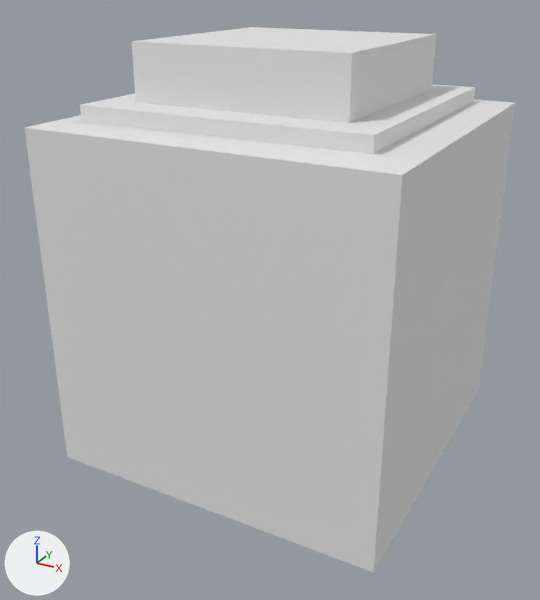
The FBX model Assets/Models/Towers/LazerTower.fbx, before and after one commit.
Both versions are drawn from a 50 mm lens placed at (4.82, -9.37, 6.81), pointed at (-0.12, -0.4, 2.32). Lighting does not change. The marker at lower left points along +X, +Y and +Z.

The older version as bpy lines, for what is in view:
```python
mat_material = principled_material('Material')
mat_material.base_color = (0.8, 0.8, 0.8)  # white #e7e7e7
mat_material.roughness = 0.69
me_cube = bpy.data.meshes.new('Cube')
me_cube.from_pydata(...)  # 44 vertices, 26 faces; spans x -2.5..2.5, y -2.5..2.5, z 0.0..6.0
me_cube.materials.append(mat_material)  # white #e7e7e7
ob_cube = bpy.data.objects.new('Cube', me_cube)
ob_cube.location = (0.0, 0.0, 0.0)
```
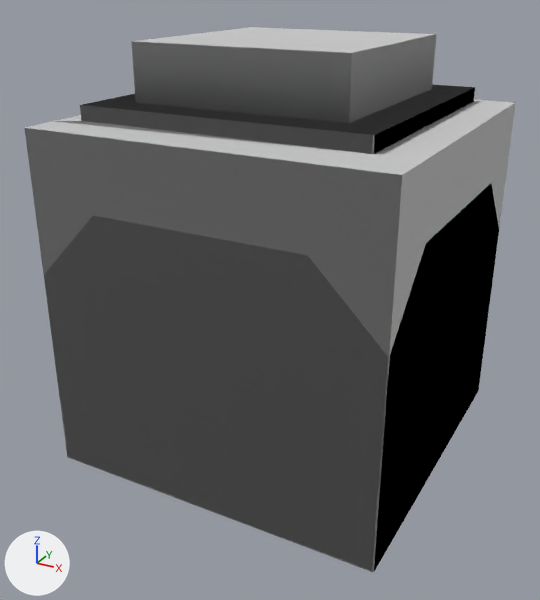
Where the change shows, as pixel boxes [x1, y1, x2, y2] in the pictures (540 x 600 px):
```json
{"object": "Cube", "change": "surface changed", "before": [25, 27, 515, 573], "after": [25, 27, 515, 573]}
```

The change, as JSON lines over the scene's bpy script:
```json
{"op": "add", "block": "img_laserbase_png", "code": ["img_laserbase_png = load_image('LaserBase.png', 'Materials/LaserBase.png', 1024, 1024, 'Non-Color')"]}
{"op": "add", "block": "mat_material", "code": "n2 = _N.new('ShaderNodeTexImage'); n2.name = 'Image Texture'"}
{"op": "add", "block": "mat_material", "code": "n2.image = img_laserbase_png"}
{"op": "add", "block": "mat_material", "code": "n3 = _N.new('ShaderNodeNormalMap'); n3.name = 'Normal Map'"}
{"block": "mat_material", "where": "n0 = _N.new('ShaderNodeBsdfPrincipled'); n0.name = 'Principled BSDF'"}
{"op": "add", "block": "mat_material", "code": "_L.new(n2.outputs[0], n3.inputs[1])  # 'Color' to 'Color'"}
{"op": "add", "block": "mat_material", "code": "_L.new(n3.outputs[0], n0.inputs[5])  # 'Normal' to 'Normal'"}
{"block": "me_cube", "where": "me_cube.from_pydata(...)  # 44 vertices, 26 faces; spans x -2.5..2.5, y -2.5..2.5, z 0.0..6.0"}
{"block": "me_cube", "where": "# used by ob_cube; location = (0.0, 0.0, 0.0)"}
{"block": "me_cube", "change": "me_cube part 1: texture (UV) coordinates changed"}
```
